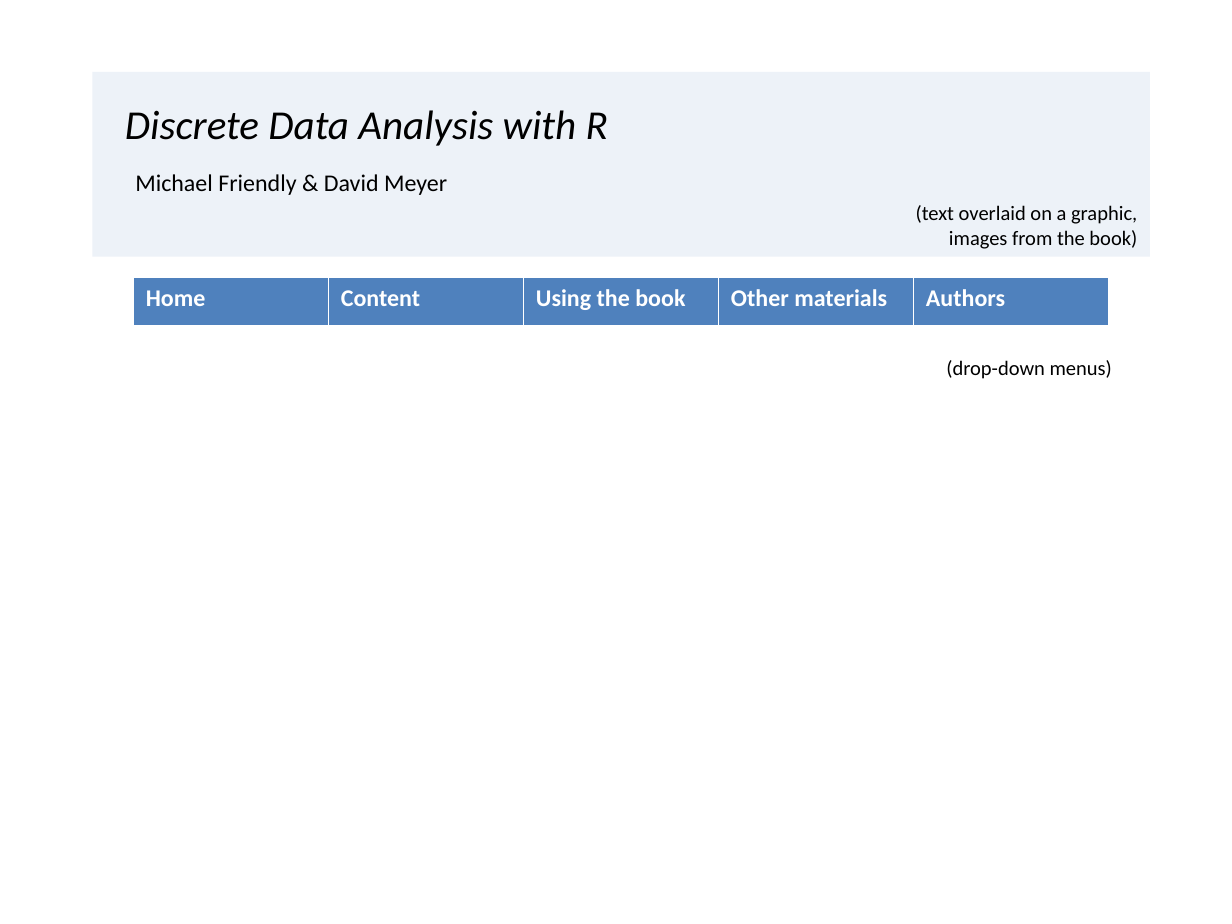
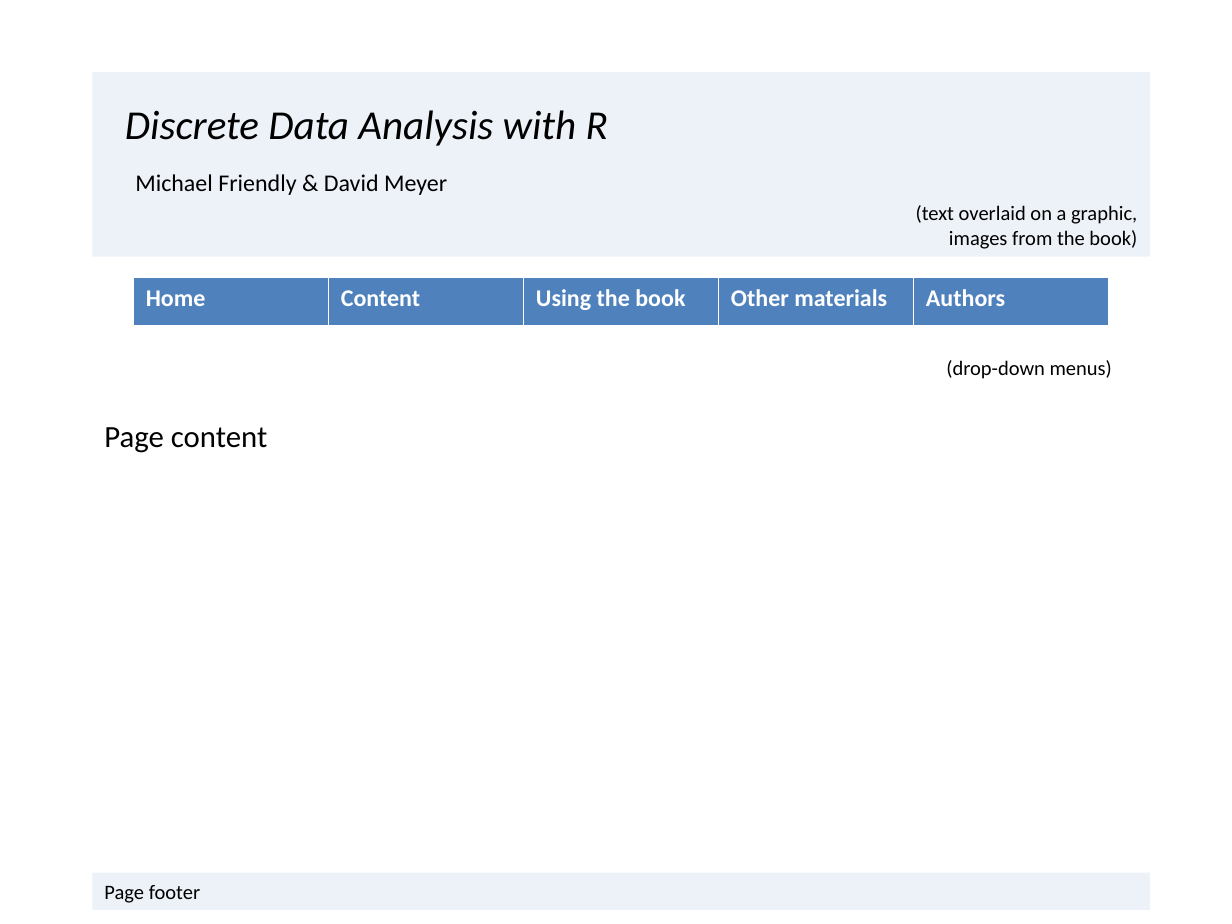
Before and after one commit to friendly/VCDR, a slide deck: slide 1 of Web/DDAR-web-mockup.pptx. Drawn at 1232x924 pixels with LibreOffice and Linux fonts; fonts in the diff are those of the drawing. Boxes give left, top, right and bottom in pixels: in the first picture for what was removed or moved away, otherwise in the second. Text is boxed around its words. In the diff, an @@ line names an element or a change of style, - is before the commit and + after.

```diff
--- a/Web/DDAR-web-mockup.pptx
+++ b/Web/DDAR-web-mockup.pptx
@@ text added at bbox=[104, 427, 267, 453], 18 pt, text #000000 @@
+Page content
@@ rectangle added at bbox=[92, 872, 1149, 909], fill #4F81BD at 10% opacity, 12 pt, text #000000 @@
+Page footer
```
Also in this commit, not shown: 1 other slide changed, 1 other file.
